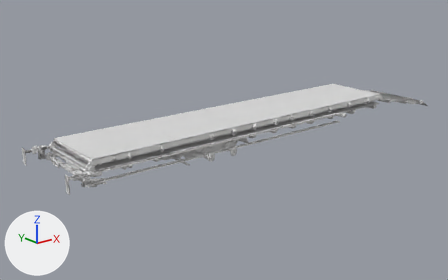
An edit to the FBX model a-frame_bridge_trailer/meshes/trucks/tuning/main.fbx, drawn before and after from the same camera.
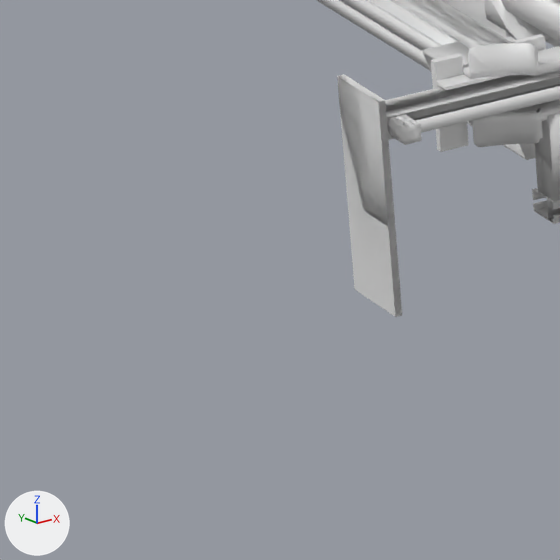
The first picture shows the older version from a 50 mm camera at (-0.0967, -0.2173, 0.0916) aimed at (0.087, 0.0123, -0.0002). The close-ups show both versions on the part from 8% to 19% of the width and 60% to 77% of the height of that picture; other places that the commit changed are outside them. Arrows for +X, +Y and +Z are at lower left; the lights stay in place. Where no turn or scale is listed for an object, it has been applied to the vertices. Vertices at the same position are counted once.

In view in the first close-up: 'arm', 'cdt_Body', 'cdt_TopRightAnchor'.
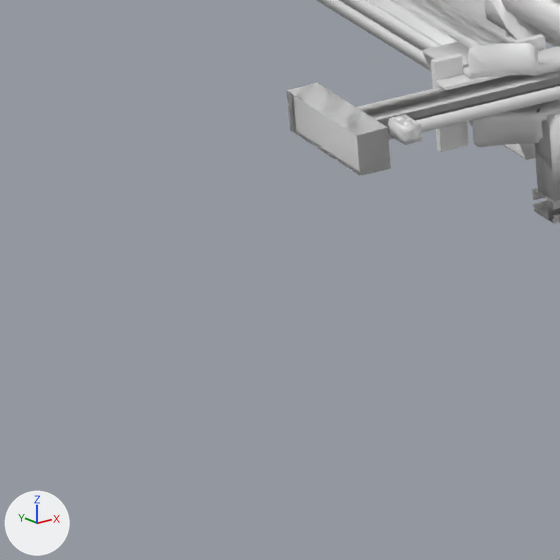
Boxes (x1, y1, x2, y2) around the edits, measured in the close-ups (560 x 560 px; the box of a moved part takes in the faces that stretch with it):
'arm', reshaped: before (337, 0, 560, 317); after (287, 0, 560, 224)
'cdt_TopRightAnchor', reshaped: before (337, 72, 560, 317); after (287, 72, 560, 176)
part 1 of me_cube_172, moved or reshaped: before (337, 75, 402, 317); after (287, 85, 391, 176)
part 2 of me_cube_303, moved or reshaped: before (337, 74, 402, 317); after (287, 83, 391, 176)

The change, as a diff of the scene's bpy script:
```diff
--- a/a-frame_bridge_trailer/meshes/trucks/tuning/main.fbx.py
+++ b/a-frame_bridge_trailer/meshes/trucks/tuning/main.fbx.py
@@ me_cube_303 @@
 me_cube_303.from_pydata(...)  # 30050 vertices, 21036 faces; spans x -0.184..0.052, y -0.023..0.023, z -0.012..0.005
 # used by ob_arm; location = (0.17283, 0.0, 0.0116)
+# me_cube_303 part 2: the loose piece of 8 vertices spanning x -0.184..-0.183, y -0.021..-0.019, z -0.005..0.002 is scaled about its middle by (4.42, 1.72, 0.189), then moved by (0.0, 0.001, 0.002)
 me_cube_303.materials.append(mat_main_mat)
@@ me_cube_172 @@
 me_cube_172.from_pydata(...)  # 184 vertices, 173 faces; spans x -0.0107..0.1371, y -0.0014..0.0015, z -0.0015..0.0055
 # used by ob_cdt_toprightanchor; location = (0.0, -0.02007, 0.00791)
+# me_cube_172 part 1: the loose piece of 8 vertices spanning x -0.0107..-0.0105, y -0.0014..0.0015, z -0.0015..0.0055 is scaled about its middle by (4.42, 1.72, 0.189), then moved by (-0.0004, 0.001, 0.0019)
```
